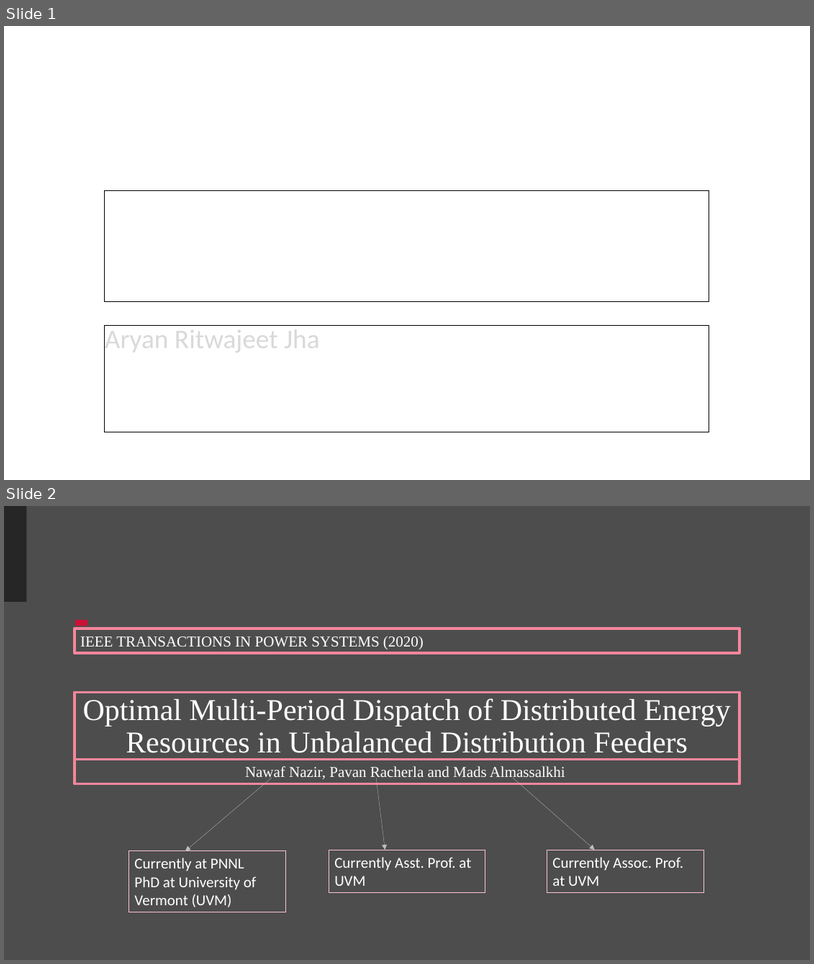
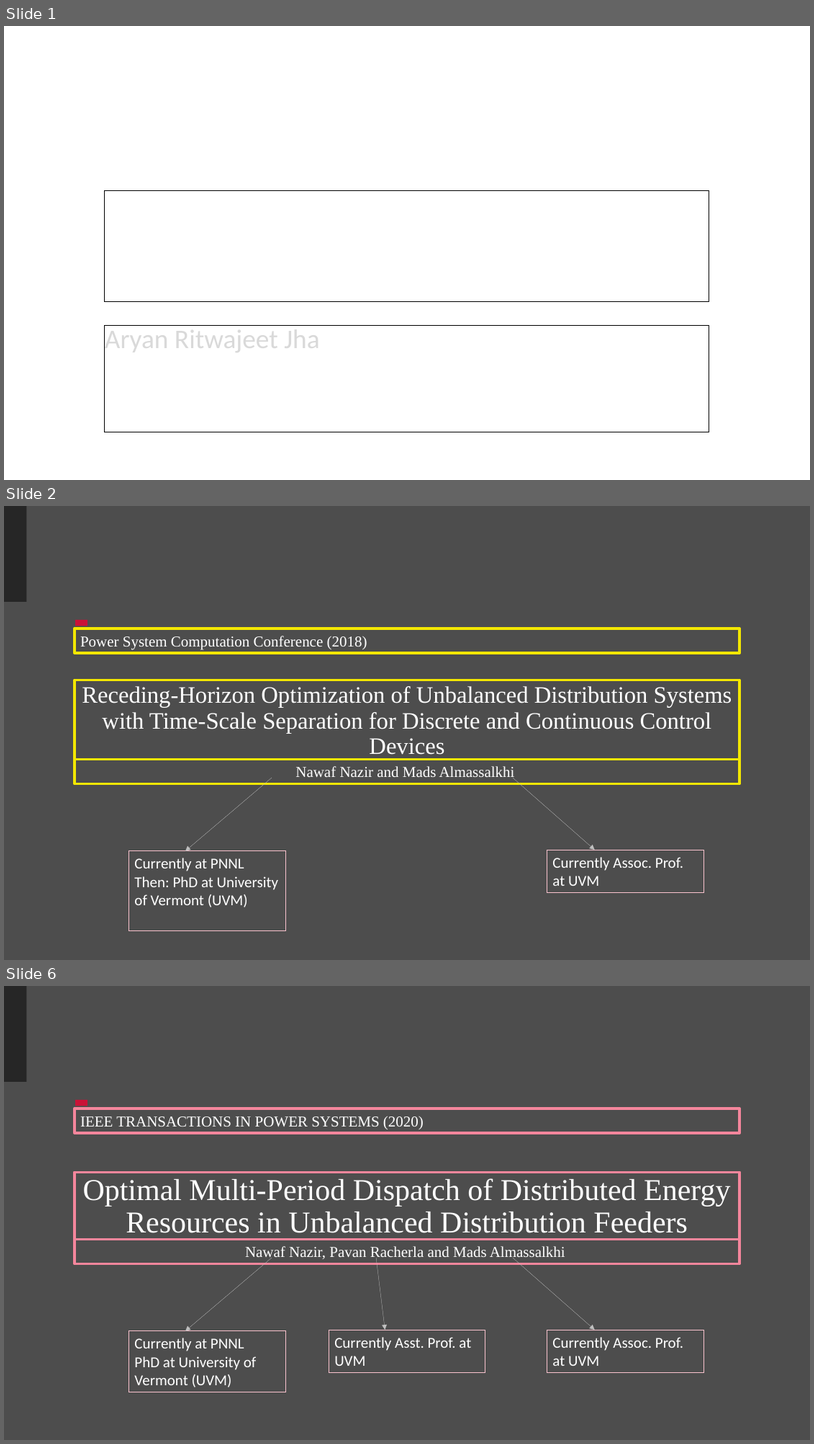
Before and after one commit to Realife-Brahmin/OriginalDocsHub, a slide deck: research_showcase/multiPeriodOptimization_aryan_ritwajeet_jha.pptx. Shown one above the other, each under a label of ours: slides 1 and 2 before the commit, slides 1, 2 and 6 after it; the slides between them are not shown. The pictures are 814x964 and 814x1444 pixels, drawn with LibreOffice and Linux fonts; fonts in the diff are those of the drawing; background and template pictures are left out. Boxes give left, top, right and bottom in pixels: in the first picture for what was removed or moved away, otherwise in the second. Text is boxed around its words. In the diff, an @@ line names an element or a change of style, - is before the commit and + after.

```diff
--- a/research_showcase/multiPeriodOptimization_aryan_ritwajeet_jha.pptx
+++ b/research_showcase/multiPeriodOptimization_aryan_ritwajeet_jha.pptx
@@ slide 2 added at box(4, 506, 810, 960), background #4D4D4D; not listed: 2 template elements that a slide beside it also shows @@
@@ rectangle added at box(74, 628, 741, 652), outline #F3E700 3 pt, 18 pt, text #FFFFFF @@
+Power System Computation Conference (2018)
@@ title added at box(74, 680, 741, 759), outline #F3E700 3 pt, 28 pt, text #FFFFFF @@
+Receding-Horizon Optimization of Unbalanced Distribution Systems with Time-Scale Separation for Discrete and Continuous Control Devices
@@ rectangle added at box(74, 759, 741, 784), outline #F3E700 3 pt, 18 pt, text #FFFFFF @@
+Nawaf Nazir and Mads Almassalkhi
@@ arrow added from (272, 777) to (185, 851), #BFBFBF 0.25 pt @@
@@ arrow added from (513, 777) to (595, 849), #BFBFBF 0.25 pt @@
@@ rectangle added at box(129, 851, 286, 930), outline #FAC3CE 0.75 pt, 18 pt, text #FFFFFF @@
+Currently at PNNL
+Then: PhD at University of Vermont (UVM)
@@ rectangle added at box(548, 849, 704, 893), outline #FAC3CE 0.75 pt, 18 pt, text #FFFFFF @@
+Currently Assoc. Prof. at UVM
@@ what was slide 2 is now slide 6 @@
```
Also in this commit, not shown: 1 slide changed, 4 other slides added.
